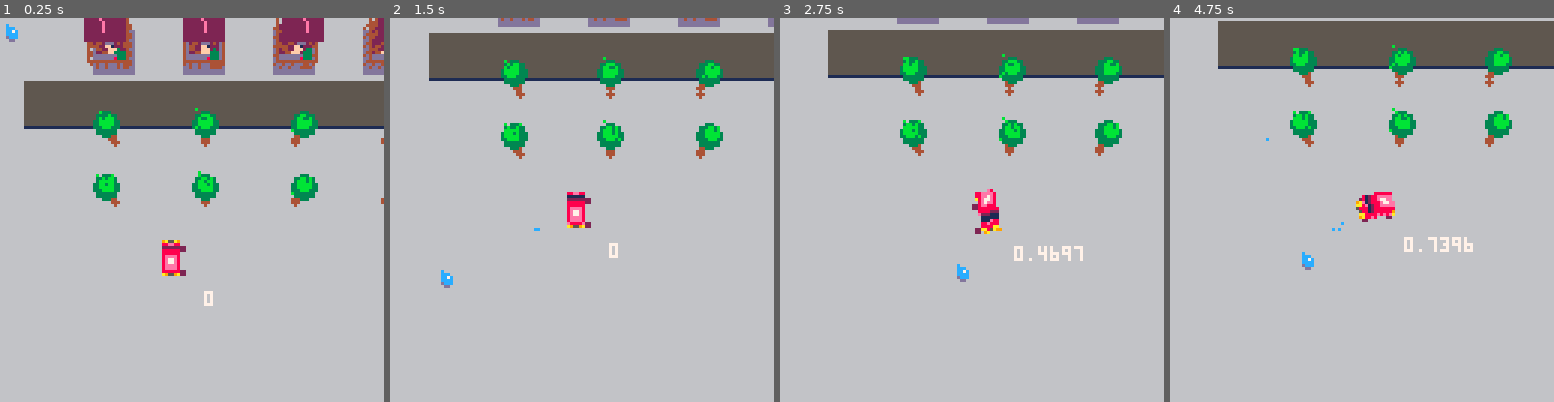
Above: before the commit, frames 1-4 (left to right).
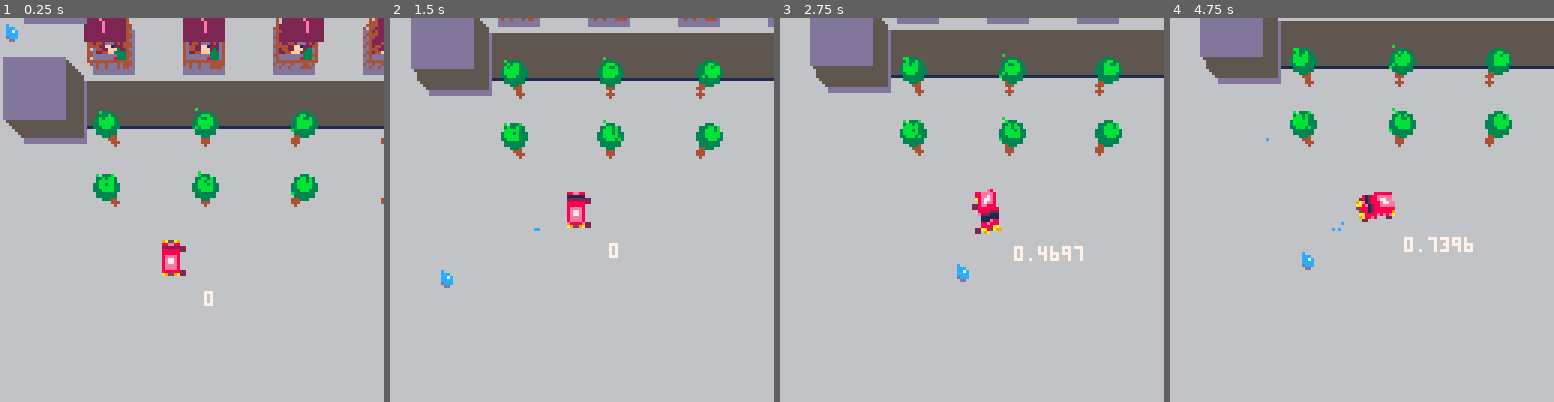
Above: after the commit, the same moments.

Repository: stephanvdwoerd/carts
Game: PICO-8 cartridge truck.p8
Two runs of this game, one before a commit and one after it. Both use one fixed random seed, a clock stepped at 60 frames per second and the inputs below.
Inputs (mouse positions are in pixels of both pictures, inside the frame that each line leads up to):
- Up to frame 1 (0.25 s): no input
- Up to frame 2 (1.5 s): tap X (X key) at 0.33, 1.07 s; click (670, 121) at 0.67 s; tap O (Z key) at 0.7 s; click (436, 267) at 1.22 s
- Up to frame 3 (2.75 s): hold Right 1.6-2.1 s; tap O (Z key) at 1.7, 2.1, 2.5 s; click (887, 114) at 1.77 s; tap X (X key) at 1.85 s; hold Up 2.15-2.42 s; click (952, 259) at 2.32 s; hold Right from 2.47 s (still down)
- Up to frame 4 (4.75 s): click (1404, 106) at 2.87 s; tap O (Z key) every 0.4 s from 2.9 to 4.5 s; tap X (X key) at 2.97, 4.08 s; release Right at 3.03 s; hold Left 3.08-3.58 s; click (1465, 256) at 3.42 s; hold Down 3.63-3.97 s; click (1231, 102) at 3.97 s; hold Right 4.02-4.68 s; click (1292, 248) at 4.52 s; hold Up from 4.73 s (still down)

The runs differ from the first frame. In frame 1, 4.1% of the frame differs, in the area x 0-23%, y 0-33%; in frame 2, 3.3%; in frame 3, 3.2%; in frame 4, 2.7%.

Commit message:
building

Diff:
--- a/truck.p8
+++ b/truck.p8
@@ -221,18 +221,18 @@
 end
 
 function _draw()
- cls(6)
- map()
+ 	cls(6)
+ 	map()
 
 -- drawpuffs()
 
 	 spr_r(0,truck.x-8,truck.y-8,truck.a*360,2,2)
- spr_r(2,truck.x-8-1*truck.lmultx
- ,truck.y-8-1*truck.lmulty,truck.a*360,2,2)
- spr_r(4,truck.x-8-3*truck.lmultx
- ,truck.y-8-3*truck.lmulty,truck.a*360,2,2)
- spr_r(16,truck.x-8-4*truck.lmultx
- ,truck.y-8-4*truck.lmulty,truck.a*360,2,2)
+ 	spr_r(2,truck.x-8-1*truck.lmultx
+ 	,truck.y-8-1*truck.lmulty,truck.a*360,2,2)
+ 	spr_r(4,truck.x-8-3*truck.lmultx
+ 	,truck.y-8-3*truck.lmulty,truck.a*360,2,2)
+ 	spr_r(16,truck.x-8-4*truck.lmultx
+ 	,truck.y-8-4*truck.lmulty,truck.a*360,2,2)
  --circfill(truck.x,truck.y-1,5,0)
 
 
@@ -241,28 +241,29 @@
 
 
 
- treedraw()
+ 	treedraw()
 
 --	pset(truck.x,truck.y)
 
- for house in all(houses) do
- 	layerdraw(house.x,house.y,house.layers)
+ 	for house in all(houses) do
+ 		layerdraw(house.x,house.y,house.layers)
 	-- 	line(house.left,house.top,house.left,house.bottom,11)
 	--	line(house.right,house.top,house.right,house.bottom,11)
 	---	line(house.right,house.top,house.left,house.top,11)
 	---	line(house.right,house.bottom,house.left,house.bottom,11)
- end
-
+ 	end
+	 building(0,0,20,20,8)
+	 building(0,40,20,60,8)
 -- pset(truck.lt.x,truck.lt.y,11)
 -- pset(truck.rt.x,truck.rt.y,11)
 -- pset(truck.lb.x,truck.lb.y,11)
 -- pset(truck.rb.x,truck.rb.y,11)
 
- print(truck.a,truck.x+10,truck.y+10,7)
-
- -- Mouse and spray
- spr(192, mouse.x, mouse.y)
- draw_update_spray()
+ 	print(truck.a,truck.x+10,truck.y+10,7)
+
+ 	-- Mouse and spray
+ 	spr(192, mouse.x, mouse.y)
+ 	draw_update_spray()
 end
 
 function spr_r(s,x,y,a,w,h)
@@ -305,7 +306,12 @@
 	local lmulty=0.25+(1-((y1-cam.y)/128))
 	local lmultx=-1*(x1-cam.x-64)/64
 	for i = 1, n do
-		rectfill(x1-(i - 1)*lmultx,y1-(i - 1)*lmulty,x2-(i - 1)*lmultx,y2-(i - 1)*lmulty,5)
+		local c= 5
+		if i == n or i ==1 then
+		c=13
+		end
+		rectfill(x1-(i - 1)*lmultx,y1-(i - 1)*lmulty,x2-(i - 1)*lmultx,y2-(i - 1)*lmulty,c)
+
 
 	end
 
